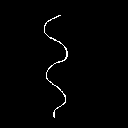
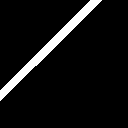
Two versions of the same layered image (128×128). Layer-by-layer changes:
hid "Background", painted on it over [0, 0, 102, 118]
added layer "Pasted Layer" over [0, 0, 102, 118]
